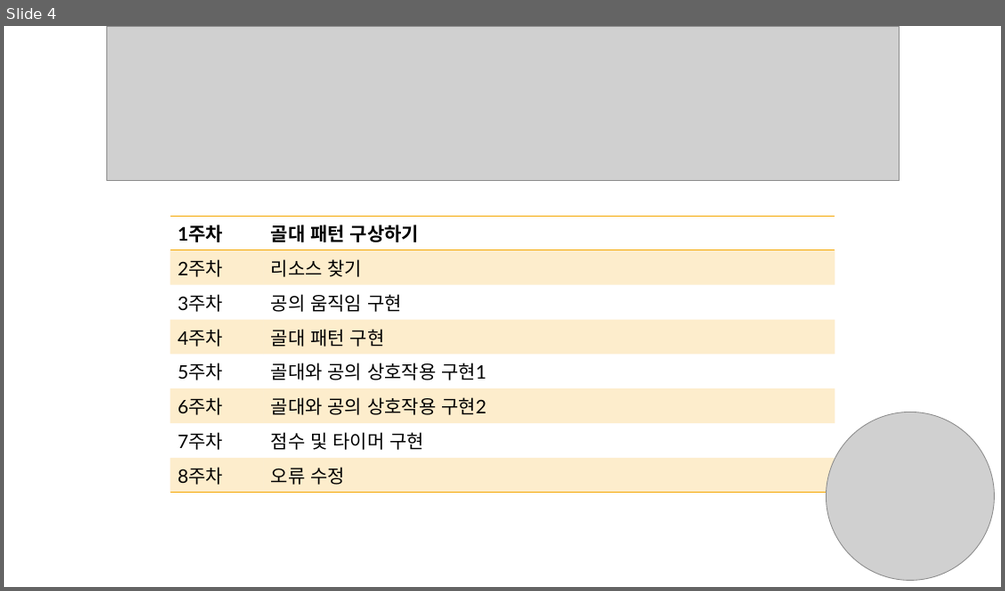
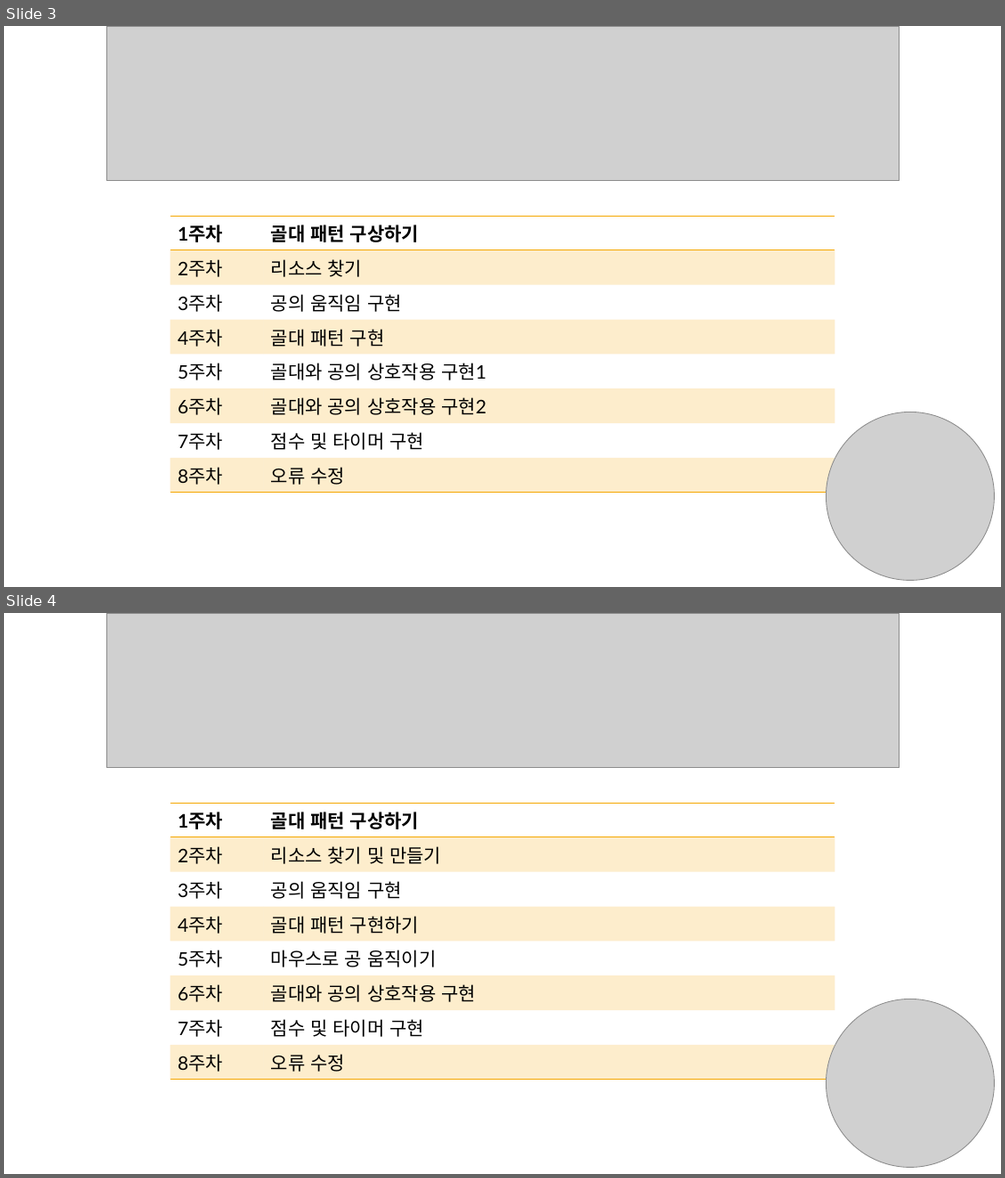
Before and after one commit to imnamejm/PROJECT, a slide deck: 발표/BASKET BALL KING.pptx. Shown one above the other, each under a label of ours: slide 4 before the commit, slides 3 and 4 after it. The pictures are 1005x591 and 1005x1178 pixels, drawn with LibreOffice and Linux fonts; fonts in the diff are those of the drawing; grey boxes stand for pictures. Boxes give left, top, right and bottom in pixels: in the first picture for what was removed or moved away, otherwise in the second. Text is boxed around its words. In the diff, an @@ line names an element or a change of style, - is before the commit and + after.

Commit message:
targetmove
pattern1 구현

```diff
--- a/발표/BASKET BALL KING.pptx
+++ b/발표/BASKET BALL KING.pptx
@@ slide 4 added at (4, 613, 1001, 1174), background #FFFFFF @@
@@ picture added at (106, 613, 899, 767) @@
@@ table added at (170, 803, 834, 1075), 8 rows, 2 columns @@
+1주차 | 골대 패턴 구상하기
+2주차 | 리소스 찾기 및 만들기
+3주차 | 공의 움직임 구현
+4주차 | 골대 패턴 구현하기
+5주차 | 마우스로 공 움직이기
+6주차 | 골대와 공의 상호작용 구현
+7주차 | 점수 및 타이머 구현
+8주차 | 오류 수정
@@ picture added at (825, 999, 994, 1167) @@
@@ what was slide 4 is now slide 3 @@
```
Also in this commit, not shown: 1 slide changed, 2 other slides added, 2 slides removed, 2 other files.
